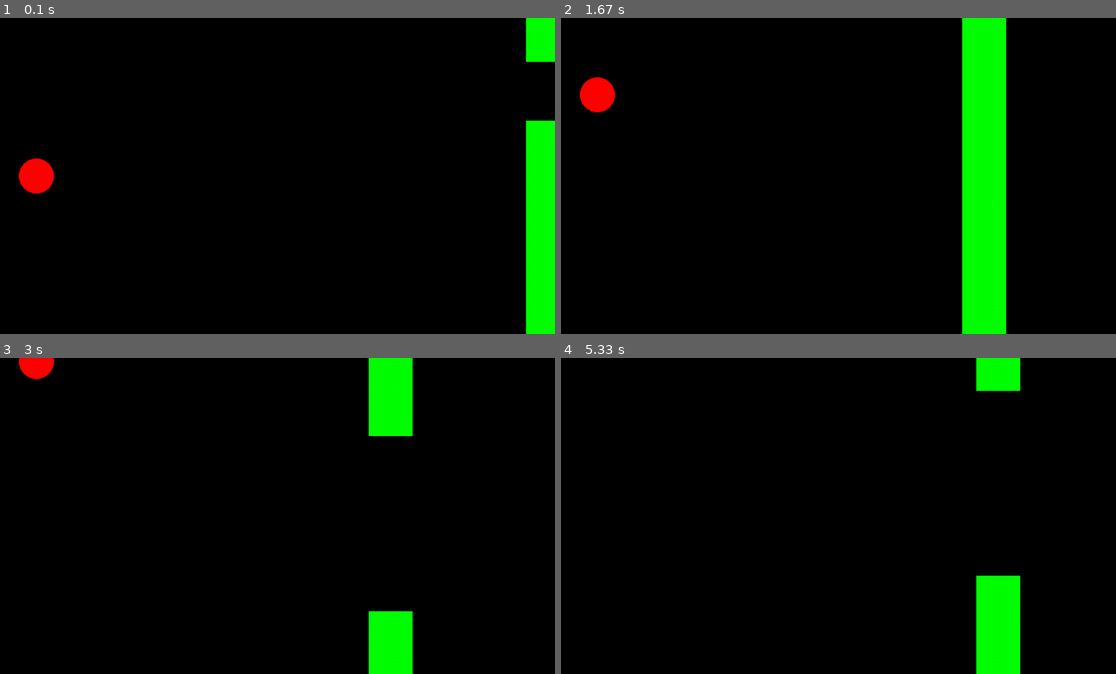
Above: before the commit, frames 1-4 (two rows, left to right).
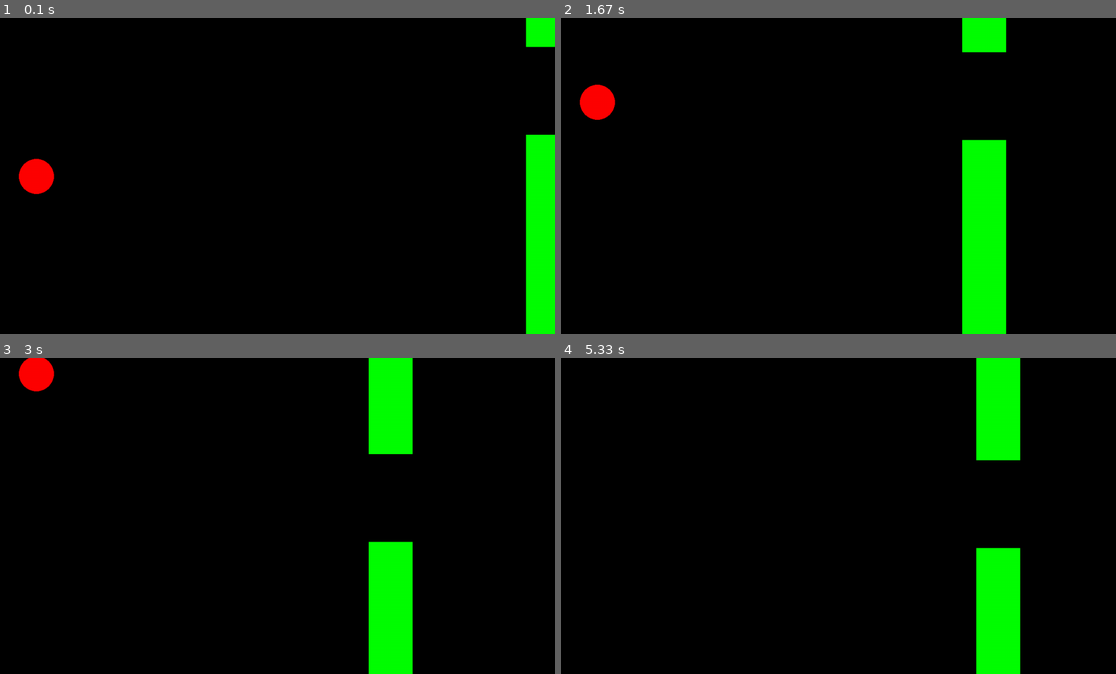
Above: after the commit, the same moments.

Repository: joaoneto9/Flappy-bird-pygame
Game: pygame game, started from main.py
Same seed, same stepped clock (60 frames per second), same inputs: the game is played once before the commit and once after it.
Inputs:
- Up to frame 1 (0.1 s): no input
- Up to frame 2 (1.67 s): tap Space at 0.33, 0.73, 1.03, 1.23, 1.57 s
- Up to frame 3 (3 s): tap Space at 1.87, 2.07, 2.37, 2.63, 2.97 s
- Up to frame 4 (5.33 s): tap Space at 3.27, 3.4, 3.8, 4.1, 4.87, 5.17 s

The runs differ from the first frame. In frame 1, 0.5% of the frame differs, in the area x 3-100%, y 9-56%; in frame 2, 2.6%, in the area x 3-81%, y 10-39%; in frame 3, 2.6%; in frame 4, 2.5%.

Commit message:
feat: implementing the height diference for the player space

Diff:
--- /dev/null
+++ b/Block.py
@@ -0,0 +1,43 @@
+import pygame
+import random
+from Cano import Cano
+
+class Block:
+
+    def __init__(self, screen: pygame.Surface, gap: int = 200):
+        self.screen = screen
+        self.gap = gap
+
+        self.top_cano = Cano(screen, bottom=False)
+        self.bottom_cano = Cano(screen, bottom=True)
+
+        self.adjust_gap()
+
+    def adjust_gap(self):
+        """
+        Ajusta a altura dos dois canos para garantir o gap correto
+        """
+        # Sorteia uma altura para o cano de baixo
+        max_height = self.screen.get_height() - self.gap
+        bottom_height = random.randrange(50, max_height)
+        top_height = self.screen.get_height() - bottom_height - self.gap
+
+        # Cano de baixo
+        self.bottom_cano.rect.height = bottom_height
+        self.bottom_cano.rect.y = self.screen.get_height() - bottom_height
+        self.bottom_cano.rect.x = self.screen.get_width()  # posição inicial fora da tela
+
+        # Cano de cima
+        self.top_cano.rect.height = top_height
+        self.top_cano.rect.y = 0
+        self.top_cano.rect.x = self.screen.get_width()  # mesma posição horizontal do cano de baixo
+
+    def walk(self, df):
+        self.top_cano.walk(df)
+
+        if self.bottom_cano.walk(df):
+            self.adjust_gap()
+
+    def animation(self):
+        self.top_cano.animation()
+        self.bottom_cano.animation()
--- a/Cano.py
+++ b/Cano.py
@@ -3,41 +3,37 @@
 
 class Cano:
 
-    def __init__(self, screen: pygame.Surface, botton: bool):
+    def __init__(self, screen: pygame.Surface, bottom: bool):
         self.screen = screen
         self.vel_x = 500
         self.widht = 100 # largura
-        self.botton = botton
+        self.bottom = bottom
         self.start_height()
 
     def start_height(self):
-        height_at_screen = random.randrange(0, self.screen.get_height() + 1) # valor aleatorio do local da tela -> se for menor: maior o cano
+        height_at_screen = random.randrange(30, self.screen.get_height() + 1) # valor aleatorio do local da tela -> se for menor: maior o cano
 
-        if self.botton:
+        if self.bottom:
             self.rect = pygame.Rect(self.screen.get_width(), self.screen.get_height() - height_at_screen, self.widht, height_at_screen)
         else: # down
             self.rect = pygame.Rect(self.screen.get_width(), 0, self.widht, height_at_screen)
 
-    def update_height(self):
-        if self.botton:
-            self.rect.height = random.randrange(0, self.screen.get_height() + 1)
-            self.rect.y = self.screen.get_height() - self.rect.height
-        else: # down
-            self.rect.height = random.randrange(0, self.screen.get_height() + 1)
-
     def animation(self):
-        # ultrapasosu o limite
-        if self.rect.x < 0:
-            self.update_height()
-            self.rect.x = self.screen.get_width() # volta para o inicio
-
         pygame.draw.rect(self.screen, "green", self.rect)
 
-    def walk(self, dt: float):
-        if self.vel_x < 1000:
+
+    def walk(self, dt: float) -> bool:
+        if self.vel_x < 900:
             self.vel_x += 0.10
 
         self.rect.x -= self.vel_x * dt
 
+        # ultrapassou do limite
+        if self.rect.x < 0:
+            self.rect.x = self.screen.get_width() # volta para o inicio
+            return True
+
+        return False
+
     def get_height(self):
         return self.rect.y
--- a/Player.py
+++ b/Player.py
@@ -9,7 +9,7 @@
         self.vel_y = 0
 
     def gravity_decrease_height(self):
-        self.vel_y += 0.08
+        self.vel_y += 0.10
         self.player_pos.y += self.vel_y
 
     def animation(self):
--- a/main.py
+++ b/main.py
@@ -1,6 +1,6 @@
 import pygame
 from Player import Player
-from Cano import Cano
+from Block import Block
 
 # name = input("escolha o seu nome: ")
 
@@ -14,8 +14,7 @@
 
 # iniciando um objeto player
 player = Player("name", screen)
-cano_1 =  Cano(screen, botton=True)
-cano_2 = Cano(screen, botton=False)
+block = Block(screen)
 
 print("inicio do jogo")
 # funcionamento do jogo
@@ -31,8 +30,7 @@
     screen.fill("black") # não netendi
 
     player.animation()
-    cano_1.animation()
-    cano_2.animation()
+    block.animation()
 
     # pygame.draw.rect(screen, "green", rect)
 
@@ -44,10 +42,7 @@
 
     # acao da gravidade e atualizacao do eixo x dos canos
     player.gravity_decrease_height()
-    cano_1.walk(dt)
-    cano_2.walk(dt)
-
-    # Renderizar o Jogo aqui
+    block.walk(dt)
 
     # flip() coloca todo o trabalho na tela
     pygame.display.flip()
